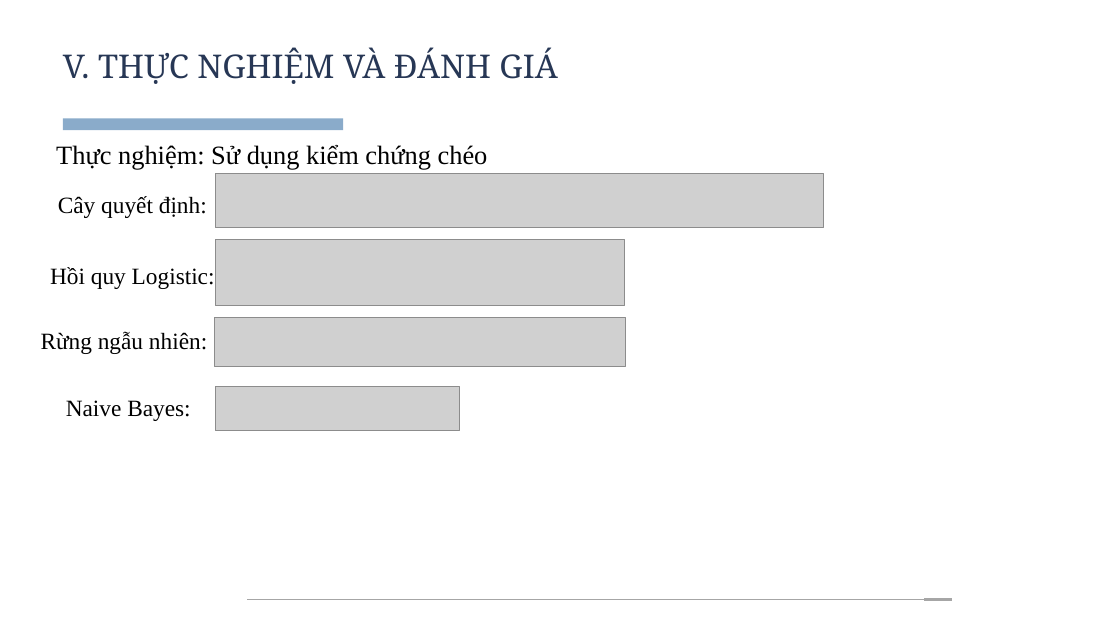
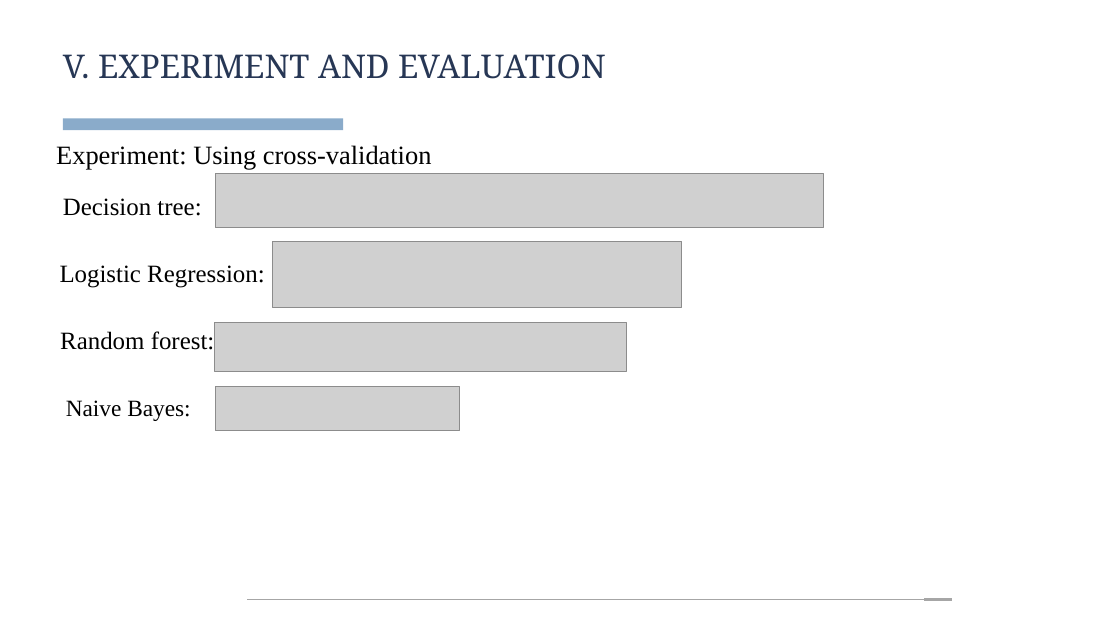
Before and after one commit to n0aHVN/Nhom01_BDML_02, a slide deck: slide 10 of Presentation/Nhom01.pptx. Drawn at 1120x630 pixels with LibreOffice and Linux fonts; fonts in the diff are those of the drawing; grey boxes stand for pictures. Boxes give left, top, right and bottom in pixels: in the first picture for what was removed or moved away, otherwise in the second. Text is boxed around its words. In the diff, an @@ line names an element or a change of style, - is before the commit and + after.

```diff
--- a/Presentation/Nhom01.pptx
+++ b/Presentation/Nhom01.pptx
@@ text at (x1=63, y1=54, x2=606, y2=79): text changed @@
-V. THỰC NGHIỆM VÀ ĐÁNH GIÁ
+V. EXPERIMENT AND EVALUATION
@@ text at (x1=56, y1=145, x2=432, y2=170): text changed @@
-Thực nghiệm: Sử dụng kiểm chứng chéo
+Experiment: Using cross-validation
@@ text at (x1=63, y1=198, x2=201, y2=216): text changed; size 30 to 32 pt @@
-Cây quyết định:
+Decision tree:
@@ text at (x1=60, y1=265, x2=264, y2=288): text changed; size 30 to 32 pt @@
-Hồi quy Logistic:
+Logistic Regression:
@@ picture moved from (x1=215, y1=239, x2=624, y2=305) to (x1=272, y1=241, x2=682, y2=307) @@
@@ picture moved from (x1=214, y1=318, x2=626, y2=367) to (x1=214, y1=322, x2=626, y2=371) @@
@@ text at (x1=60, y1=330, x2=215, y2=356): text changed; size 30 to 32 pt @@
-Rừng ngẫu nhiên:
+Random forest:
```
Also in this commit, not shown: 9 other slides changed, 1 slide added, 1 slide removed.
